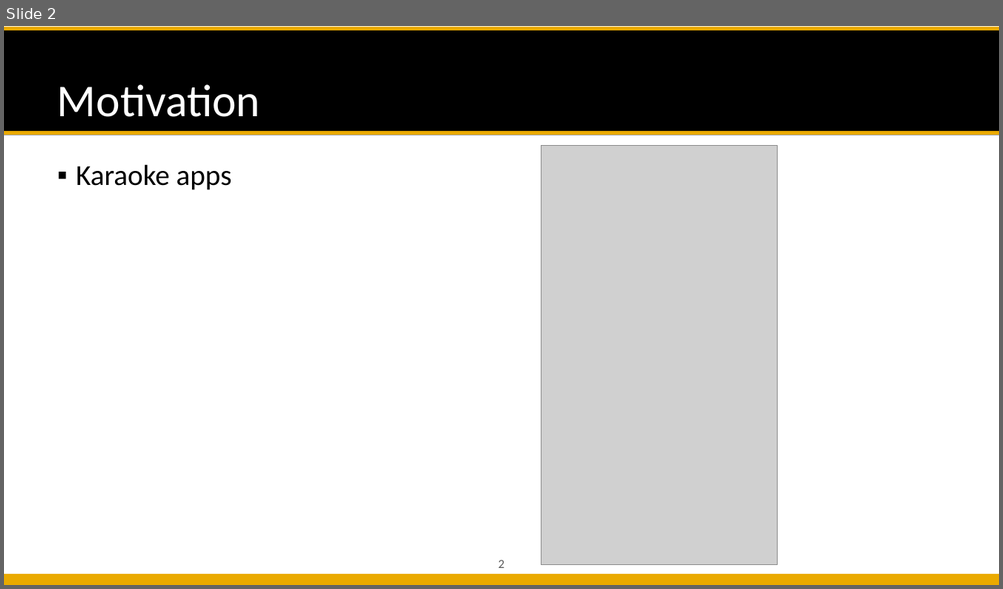
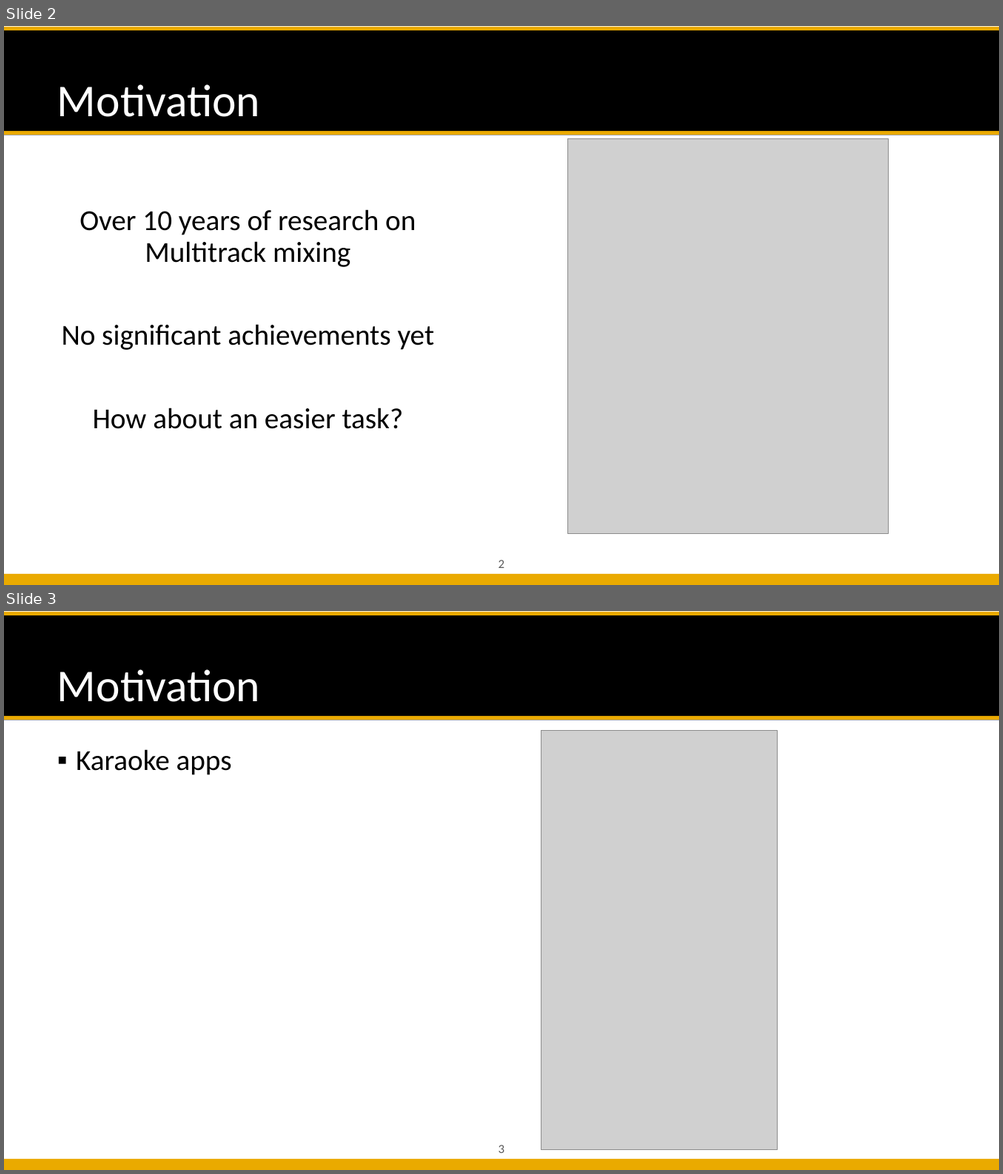
Before and after one commit to likelian/Lab_spring2022, a slide deck: doc/PPT/ Automatic Mixing Proposal.pptx. Shown one above the other, each under a label of ours: slide 2 before the commit, slides 2 and 3 after it. The pictures are 1003x589 and 1003x1174 pixels, drawn with LibreOffice and Linux fonts; fonts in the diff are those of the drawing; grey boxes stand for pictures; background and template pictures are left out. Boxes give left, top, right and bottom in pixels: in the first picture for what was removed or moved away, otherwise in the second. Text is boxed around its words. In the diff, an @@ line names an element or a change of style, - is before the commit and + after.

```diff
--- a/doc/PPT/ Automatic Mixing Proposal.pptx
+++ b/doc/PPT/ Automatic Mixing Proposal.pptx
@@ slide 2 added at [4, 26, 999, 585], background #FFFFFF; not listed: 5 template elements that a slide beside it also shows @@
@@ title added at [57, 84, 260, 117], 44 pt, text #FFFFFF @@
+Motivation
@@ picture added at [568, 138, 889, 534] @@
@@ text added at [62, 210, 435, 429], 28 pt, text #000000 @@
+Over 10 years of research on Multitrack mixing
+No significant achievements yet
+How about an easier task?
@@ what was slide 2 is now slide 3 @@
@@ page number at [498, 1145, 504, 1153]: text changed @@
-2
+3
```
Also in this commit, not shown: 11 slides changed, 10 other slides added, 1 slide removed, 12 other files.
